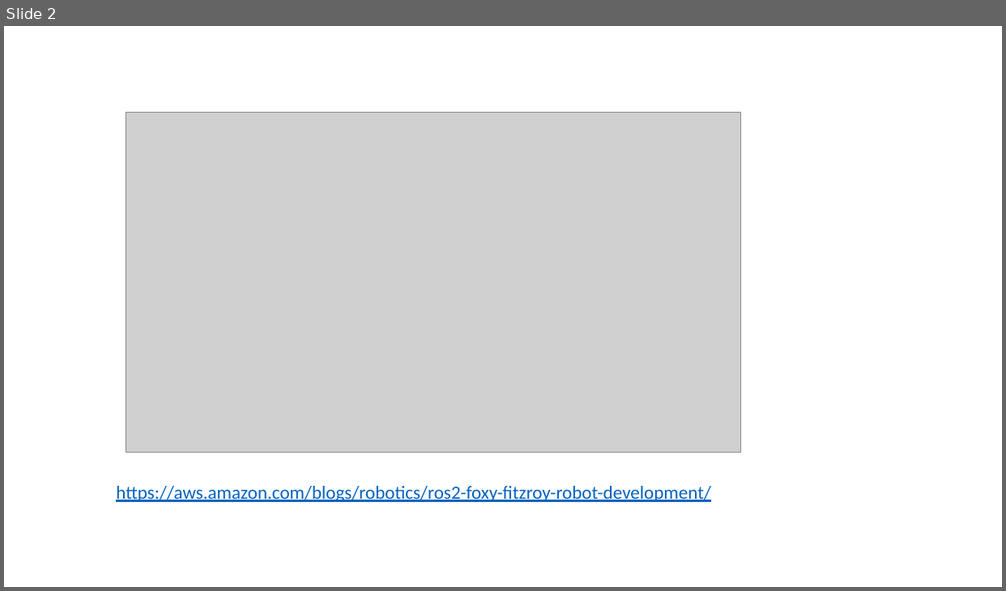
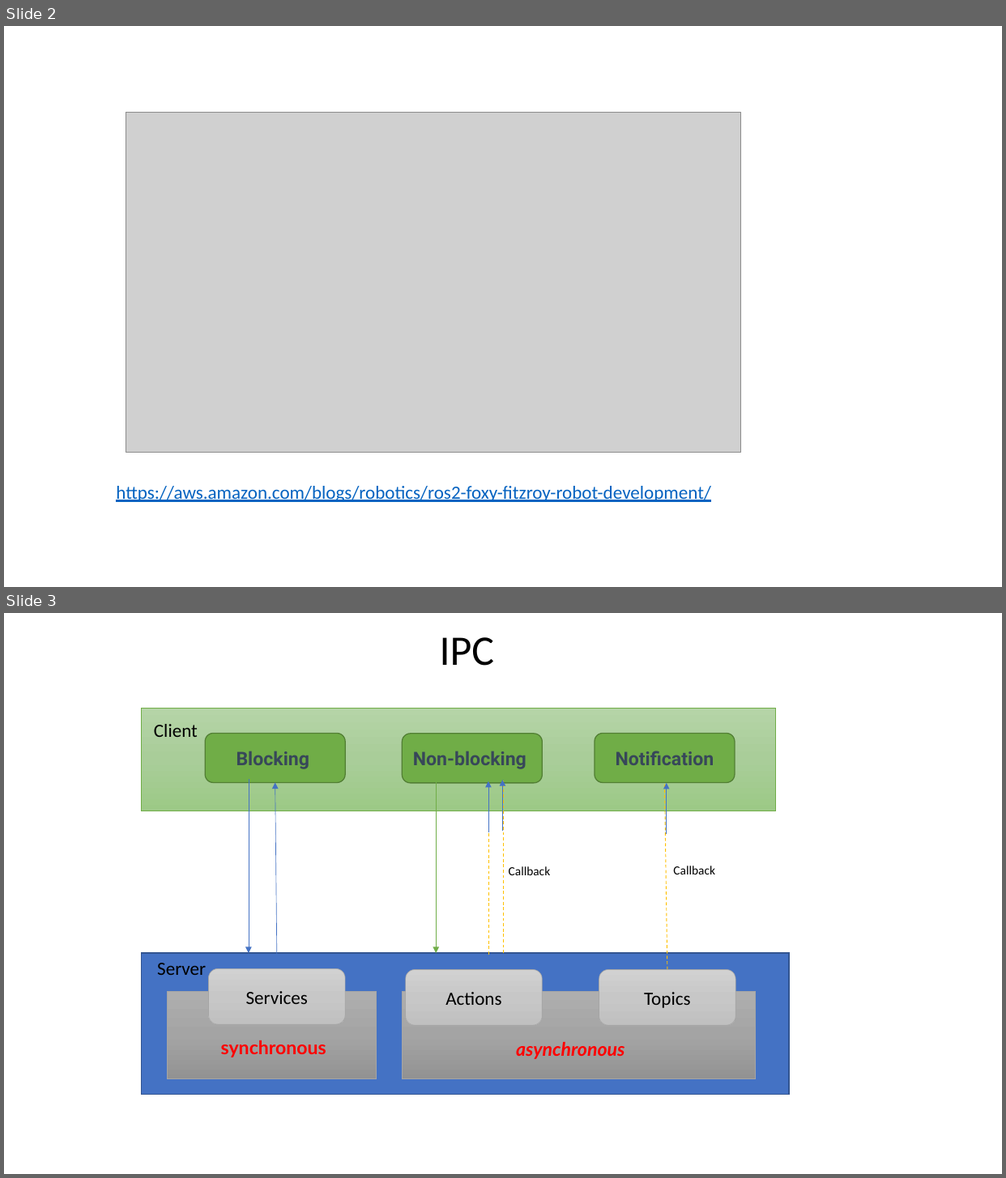
Before and after one commit to letrthong/ros2, a slide deck: ros2.pptx. Shown one above the other, each under a label of ours: slide 2 before the commit, slides 2 and 3 after it. The pictures are 1006x591 and 1006x1178 pixels, drawn with LibreOffice and Linux fonts; fonts in the diff are those of the drawing; grey boxes stand for pictures. Boxes give left, top, right and bottom in pixels: in the first picture for what was removed or moved away, otherwise in the second. Text is boxed around its words. In the diff, an @@ line names an element or a change of style, - is before the commit and + after.

```diff
--- a/ros2.pptx
+++ b/ros2.pptx
@@ slide 3 added at [4,613,1002,1174], background #FFFFFF @@
@@ text added at [440,637,495,666], 40.5 pt, text #000000 @@
+IPC
@@ rectangle added at [142,708,776,811], fill gradient #B5D5A7 to #AACE9A to #9CC987, outline #70AD47 0.5 pt @@
@@ text added at [154,724,198,737], 18 pt, text #000000 @@
+Client
@@ rounded rectangle added at [206,734,345,783], fill #70AD47, outline #538035 1 pt, 18 pt, text #374759, bold @@
+Blocking
@@ rounded rectangle added at [403,734,543,783], fill #70AD47, outline #538035 1 pt, 18 pt, text #374759, bold @@
+Non-blocking
@@ rounded rectangle added at [594,734,735,783], fill #70AD47, outline #538035 1 pt, 18 pt, text #374759, bold @@
+Notification
@@ arrow added from (249, 779) to (249, 954), #4472C4 0.5 pt @@
@@ arrow added from (436, 779) to (436, 954), #70AD47 0.5 pt @@
@@ arrow added from (488, 833) to (488, 781), #4472C4 0.5 pt @@
@@ line added from (489, 954) to (489, 782), #FFC000 0.75 pt dashed @@
@@ line added from (503, 954) to (503, 781), #FFC000 0.75 pt dashed @@
@@ arrow added from (503, 831) to (503, 780), #4472C4 0.5 pt @@
@@ arrow added from (277, 955) to (275, 783), #4472C4 0.5 pt @@
@@ line added from (667, 970) to (665, 783), #FFC000 0.75 pt dashed @@
@@ arrow added from (667, 834) to (667, 783), #4472C4 0.5 pt @@
@@ text added at [509,867,551,875], 12 pt, text #000000 @@
+Callback
@@ text added at [673,866,715,875], 12 pt, text #000000 @@
+Callback
@@ rectangle added at [142,954,790,1095], fill #4472C4, outline #325491 1 pt @@
@@ text added at [157,963,206,975], 18 pt, text #000000 @@
+Server
@@ rounded rectangle added at [208,969,345,1024], fill gradient #D2D2D2 to #C8C8C8 to #C0C0C0, outline #A5A5A5 0.5 pt, 18 pt, text #000000 @@
+Services
@@ rounded rectangle added at [405,970,543,1025], fill gradient #D2D2D2 to #C8C8C8 to #C0C0C0, outline #A5A5A5 0.5 pt, 18 pt, text #000000 @@
+Actions
@@ rounded rectangle added at [599,970,736,1025], fill gradient #D2D2D2 to #C8C8C8 to #C0C0C0, outline #A5A5A5 0.5 pt, 18 pt, text #000000 @@
+Topics
@@ rectangle added at [167,992,376,1080], fill gradient #AFAFAF to #A5A5A5 to #939393, outline #A5A5A5 0.5 pt @@
@@ rectangle added at [403,992,756,1080], fill gradient #AFAFAF to #A5A5A5 to #939393, outline #A5A5A5 0.5 pt @@
@@ text added at [221,1041,326,1058], 18 pt, text #FF0000, bold @@
+synchronous
@@ text added at [516,1042,624,1059], 18 pt, text #FF0000, bold, italic @@
+asynchronous
```
Also in this commit, not shown: 2 slides changed, 1 other file.
